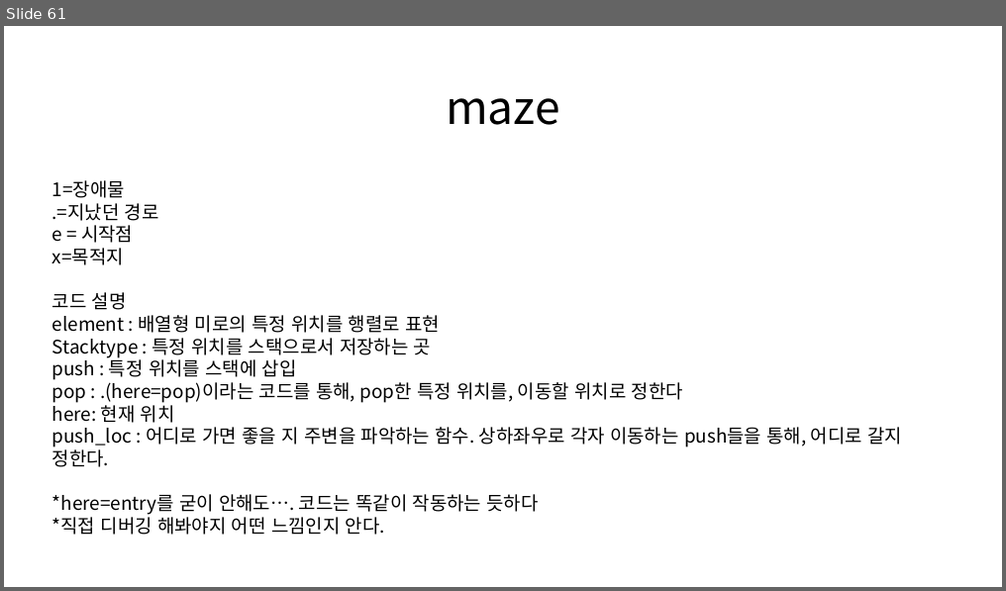
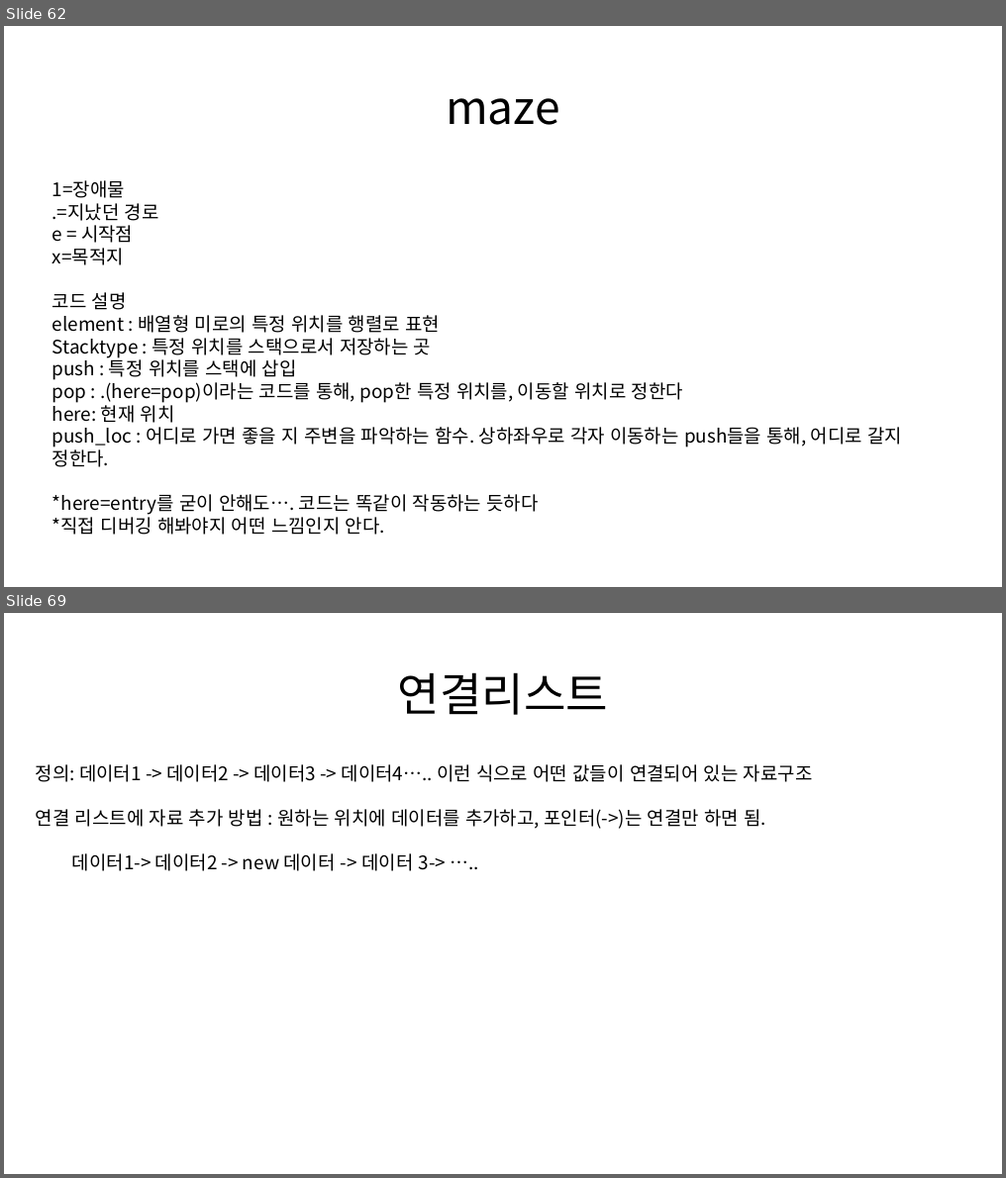
Before and after one commit to Seong221/College-Study-PPT, a slide deck: Data Structure_upload.pptx. Shown one above the other, each under a label of ours: slide 61 before the commit, slides 62 and 69 after it; the slides between them are not shown. The pictures are 1006x591 and 1006x1178 pixels, drawn with LibreOffice and Linux fonts; fonts in the diff are those of the drawing. Boxes give left, top, right and bottom in pixels: in the first picture for what was removed or moved away, otherwise in the second. Text is boxed around its words. In the diff, an @@ line names an element or a change of style, - is before the commit and + after.

```diff
--- a/Data Structure_upload.pptx
+++ b/Data Structure_upload.pptx
@@ slide 69 added at (4, 613, 1002, 1174), background #FFFFFF @@
@@ title added at (398, 672, 608, 715), 44 pt, text #000000 @@
+연결리스트
@@ text added at (36, 764, 813, 871), 18 pt, text #000000 @@
+정의: 데이터1 -> 데이터2 -> 데이터3 -> 데이터4….. 이런 식으로 어떤 값들이 연결되어 있는 자료구조
+연결 리스트에 자료 추가 방법 : 원하는 위치에 데이터를 추가하고, 포인터(->)는 연결만 하면 됨.
+데이터1-> 데이터2 -> new 데이터 -> 데이터 3-> …..
@@ what was slide 61 is now slide 62 @@
```
Also in this commit, not shown: 1 slide changed, 12 other slides added, 1 slide removed, 1 other file.
